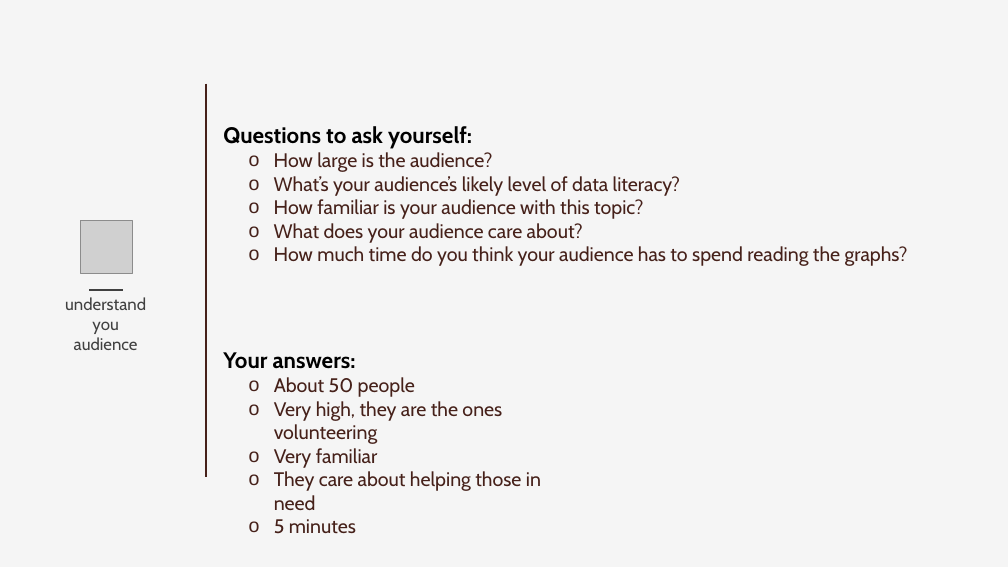
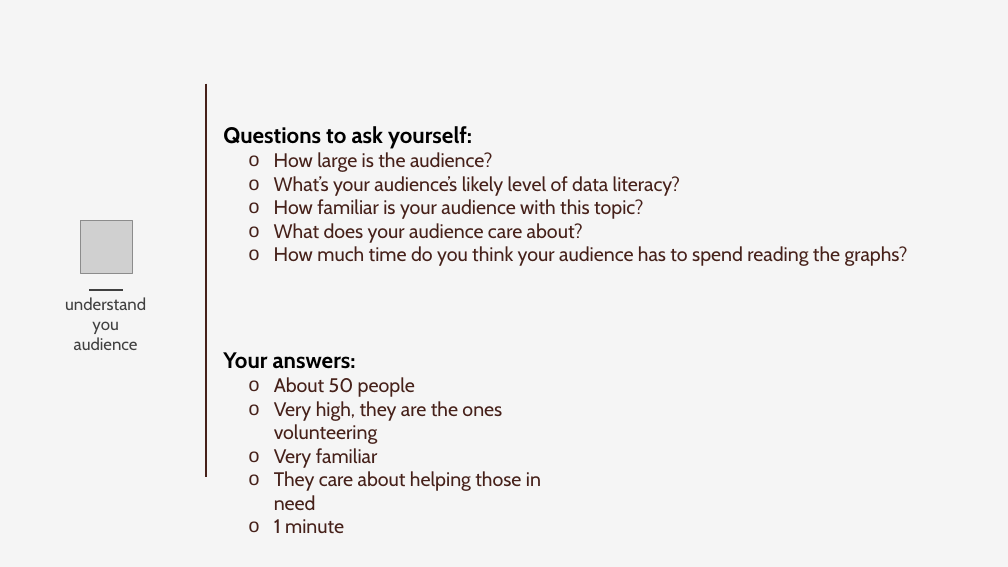
Before and after one commit to samswain2/MSiA-WQ, a slide deck: slide 2 of MSiA 411/hw05/MSiA_Assignment 4_handout.pptx. Drawn at 1008x567 pixels with LibreOffice and Linux fonts; fonts in the diff are those of the drawing; grey boxes stand for pictures. Boxes give left, top, right and bottom in pixels: in the first picture for what was removed or moved away, otherwise in the second. Text is boxed around its words. In the diff, an @@ line names an element or a change of style, - is before the commit and + after.

```diff
--- a/MSiA 411/hw05/MSiA_Assignment 4_handout.pptx
+++ b/MSiA 411/hw05/MSiA_Assignment 4_handout.pptx
@@ text at box(274, 519, 344, 534): text changed @@
-  o 5 minutes
+  o 1 minute
```
Also in this commit, not shown: 6 other slides changed, 11 other files.
